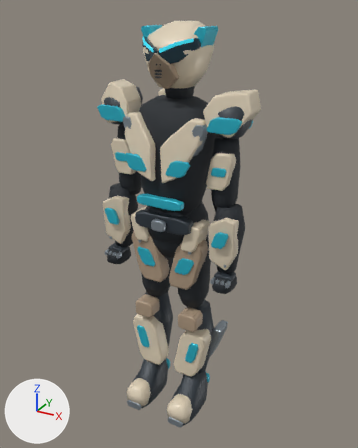
Two versions of the Blender file unity-vfx-preview/Art/Postolka.blend, one commit apart.
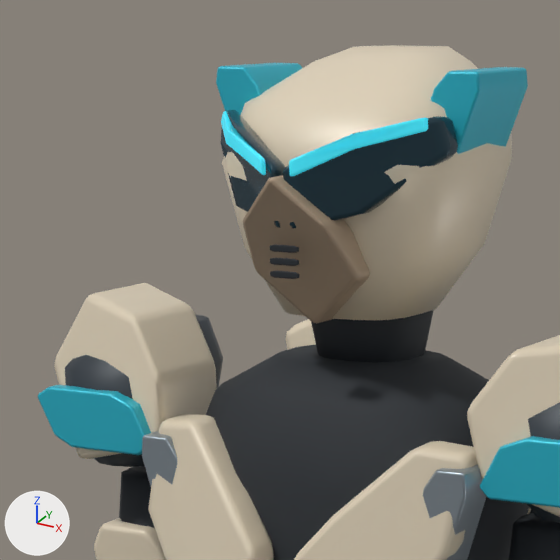
Each version is shown whole from a camera (50 mm lens) standing at (0.943, -1.679, 1.747) and looking at (-0.016, 0.065, 0.875), then close up on the part from 25% to 63% of the width and 2% to 33% of the height. Every picture has the same lights, and +X, +Y and +Z are marked at lower left. The last two pictures show the newer version.

The first close-up shows 'Chevron flight plate', 'Chevron flight plate.001', 'Flight helmet', 'Flight telemetry plate.001', 'Neck pressure seal', 'Pointed intake', 'Pressure garment', 'Split swept optic.001', 'Swept shoulder ceramic', 'Swept shoulder ceramic.001', 'Swept team tab', 'Swept team tab.001' and 15 more.
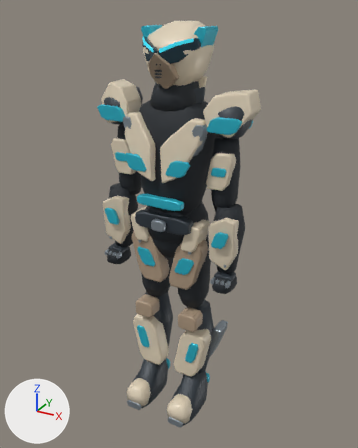
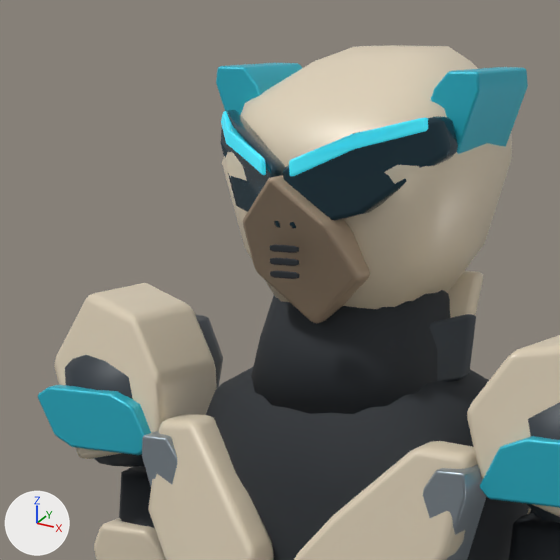
The change, as a list of edits to the scene's bpy script:
```text
Add me_collar_side_plate_001:
    me_collar_side_plate_001.from_pydata(...)  # 56 vertices, 54 faces; spans x 0.0703..0.1114, y -0.0361..0.0528, z 0.1689..0.2312
    me_collar_side_plate_001.materials.append(mat_graphite)  # greyish blue #303840
Add me_collar_plate:
    me_collar_plate.from_pydata(...)  # 84 vertices, 80 faces; spans x -0.097..0.097, y -0.017..0.102, z 0.17..0.262
    me_collar_plate.materials.append(mat_ceramic)  # beige #e1d3ba
Add me_padded_gorget:
    me_padded_gorget.from_pydata(...)  # 54 vertices, 38 faces; spans x -0.102..0.102, y -0.078..0.102, z 0.15..0.262
    me_padded_gorget.polygons.foreach_set('use_smooth', [True] * 38)
    me_padded_gorget.materials.append(mat_fabric)  # black #21272d
Add ob_collar_side_plate_001:
    ob_collar_side_plate_001 = bpy.data.objects.new('Collar side plate.001', me_collar_side_plate_001)
    ob_collar_side_plate_001.parent = ob_torso
    ob_collar_side_plate_001.location = (0.0, 0.0, 0.0)
Add ob_collar_plate:
    ob_collar_plate = bpy.data.objects.new('Collar plate', me_collar_plate)
    ob_collar_plate.parent = ob_torso
    ob_collar_plate.location = (0.0, 0.0, 0.0)
Add ob_padded_gorget:
    ob_padded_gorget = bpy.data.objects.new('Padded gorget', me_padded_gorget)
    ob_padded_gorget.parent = ob_torso
    ob_padded_gorget.location = (0.0, 0.0, 0.0)
```

Boxes [x1, y1, x2, y2] around the edits, measured in the close-ups (560 x 560 px):
'Padded gorget', added (black): after [251, 290, 451, 414]
'Collar side plate.001', added: after [429, 314, 476, 382]
'Collar plate', added (beige): after [448, 271, 484, 318]
'Neck pressure seal', unchanged, covered by the edit: before [311, 310, 433, 362]
